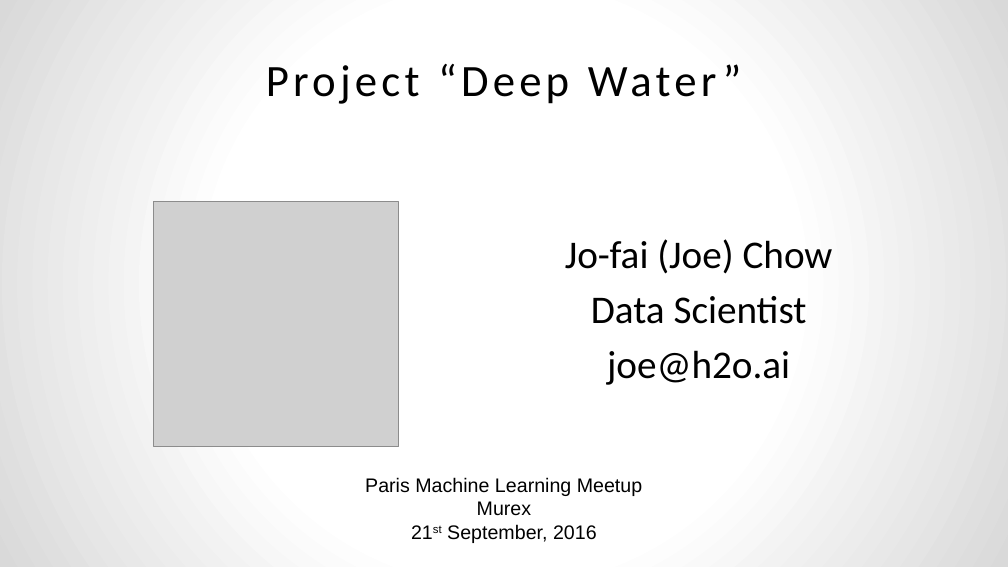
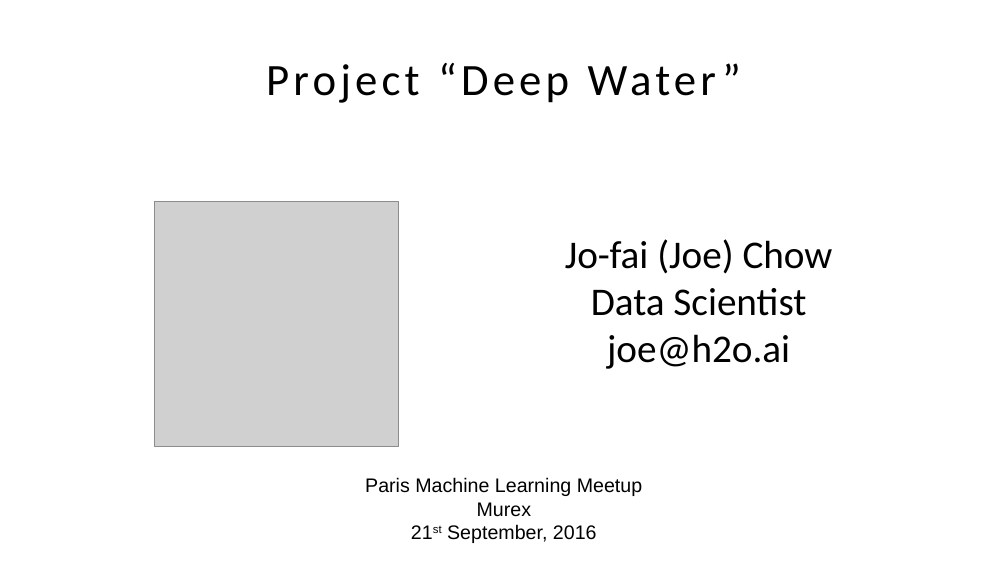
Before and after one commit to h2oai/h2o-meetups, a slide deck: slide 1 of 2016_09_21_Paris_ML_Meetup/2016_09_21_Paris_ML_Talk_2_Deep_Water.pptx. Drawn at 1008x567 pixels with LibreOffice and Linux fonts; fonts in the diff are those of the drawing; grey boxes stand for pictures; background and template pictures are left out. Boxes give left, top, right and bottom in pixels: in the first picture for what was removed or moved away, otherwise in the second. Text is boxed around its words. In the diff, an @@ line names an element or a change of style, - is before the commit and + after.

```diff
--- a/2016_09_21_Paris_ML_Meetup/2016_09_21_Paris_ML_Talk_2_Deep_Water.pptx
+++ b/2016_09_21_Paris_ML_Meetup/2016_09_21_Paris_ML_Talk_2_Deep_Water.pptx
@@ background gradient #FFFFFF to #D9D9D9 to #FFFFFF @@
@@ text "Jo-fai (Joe) Chow" at [565, 239, 833, 369]: less space between paragraphs @@
```
Also in this commit, not shown: 2 other slides changed, 2 slides added.
